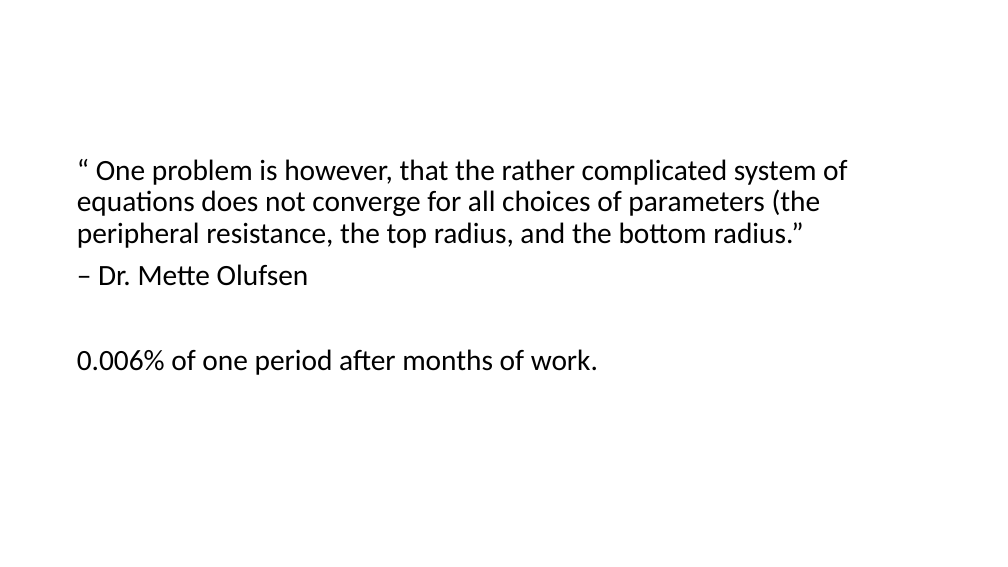
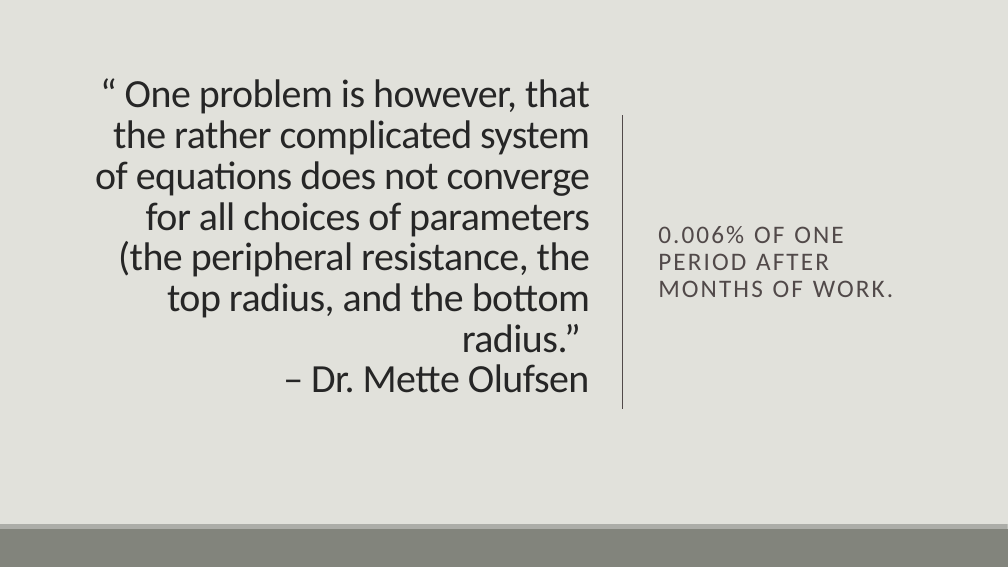
Before and after one commit to CNorthwayMedPhys/Full-Body-Flow-Model-Project, a slide deck: slide 7 of Working Documents/Committee Meeting.pptx (slide 8 before the commit). Drawn at 1008x567 pixels with LibreOffice and Linux fonts; fonts in the diff are those of the drawing. Boxes give left, top, right and bottom in pixels: in the first picture for what was removed or moved away, otherwise in the second. Text is boxed around its words. In the diff, an @@ line names an element or a change of style, - is before the commit and + after.

```diff
--- a/Working Documents/Committee Meeting.pptx
+++ b/Working Documents/Committee Meeting.pptx
@@ background #FFFFFF to #E1E1DB @@
@@ rectangle added at <box>0,0,1008,567</box>, fill #E1E1DB @@
@@ title "“ One problem is however, ..." at <box>95,79,590,393</box>: vertical alignment top to middle @@
@@ title at <box>95,79,590,393</box>: text changed; size 28 to 38 pt; text colour #000000 to #262626 @@
-“ One problem is however, that the rather complicated system of equations does not converge for all choices of parameters (the peripheral resistance, the top radius, and the bottom radius.”
-– Dr. Mette Olufsen
-0.006% of one period after months of work.
+“ One problem is however, that the rather complicated system of equations does not converge for all choices of parameters (the peripheral resistance, the top radius, and the bottom radius.”
+– Dr. Mette Olufsen
@@ line added from (623, 115) to (623, 409), #514949 1 pt @@
@@ subtitle added at <box>658,226,893,297</box>, 24 pt, text #514949 @@
+0.006% OF ONE PERIOD AFTER MONTHS OF WORK.
@@ rectangle added at <box>0,524,1008,529</box>, fill #ACADA8 @@
@@ rectangle added at <box>0,529,1008,567</box>, fill #82847C @@
```
Also in this commit, not shown: 20 other slides changed, 4 slides added, 52 other files.
